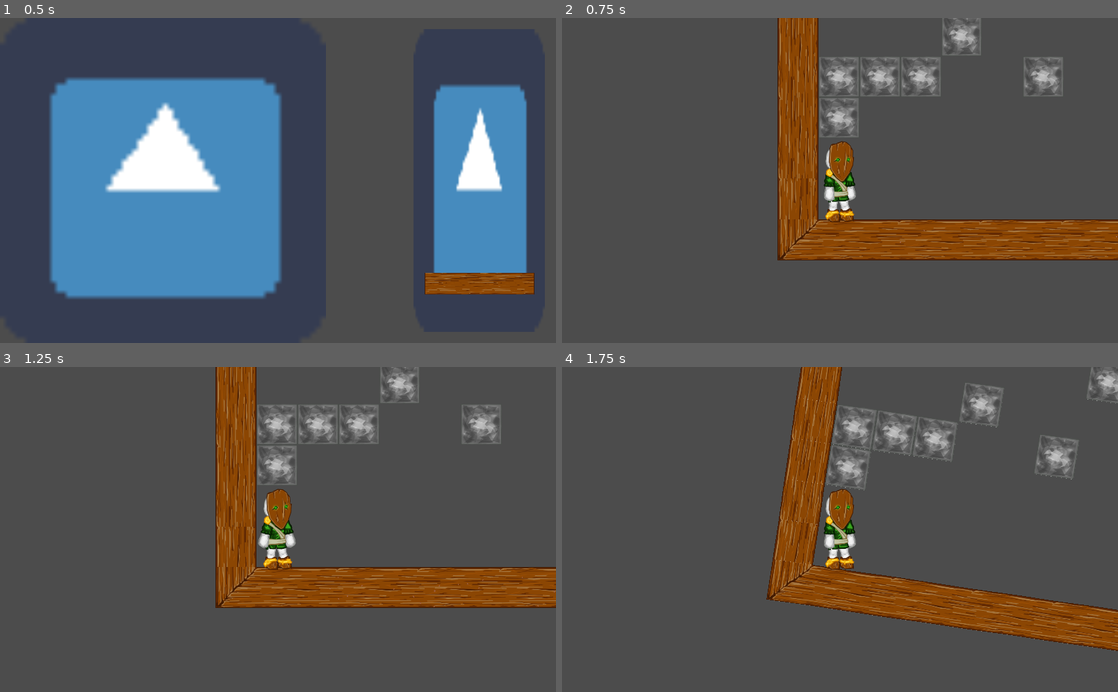
Above: before the commit, frames 1-4 (two rows, left to right).
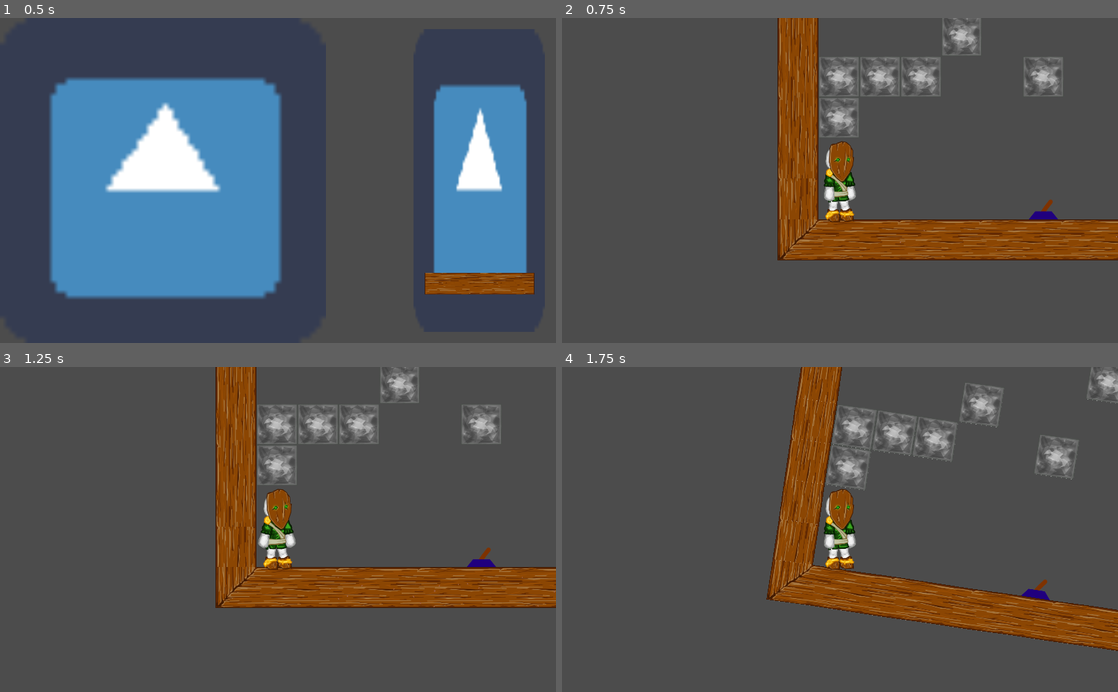
Above: after the commit, the same moments.

Repository: Boivin92/Turning-of-seasons
Game: Godot game, scene res://Menu/MainMenu/MainMenu.tscn
The game is run twice, just before and just after one commit, with the same random seed, the same clock (stepped at 60 frames per second) and the same inputs. The project has no main scene, so this scene is started directly. The engine's default icon, where the game draws it, is replaced by a stand-in: a white triangle on a blue panel in a dark square.
Inputs:
- Up to frame 1 (0.5 s): no input
- Up to frame 2 (0.75 s): click "START" at 0.5 s
- Up to frame 3 (1.25 s): no input
- Up to frame 4 (1.75 s): tap Enter (ui_accept) at 1.25 s; hold D (right) from 1.28 s (still down); hold Down (pound) from 1.28 s (still down); tap Space (jump) at 1.52 s

Frame 1 is identical in both runs. In frame 2, 0.1% of the frame differs, in the area x 84-90%, y 55-62%; in frame 3, 0.1%; in frame 4, 0.1%.

Commit message:
Plug les 4 objectifs dans le level

Diff:
--- a/Level/Level.gd
+++ b/Level/Level.gd
@@ -1,6 +1,8 @@
 extends Node2D
 
 signal objective_got
+
+const Common = preload("res://Data/Common.gd")
 
 export (int) var RotationOnAdvance : int = 90
 export (PackedScene) var NextLevel
@@ -47,3 +49,22 @@
 
 func _on_Timer_timeout() -> void:
 	_activate_particles(false)
+
+
+func _on_ObjectiveSpring_body_entered(body: PhysicsBody2D) -> void:
+	turn_season(Common.Season.Spring)
+
+
+func _on_ObjectiveSummer_body_entered(body: PhysicsBody2D) -> void:
+	turn_season(Common.Season.Summer)
+
+
+func _on_ObjectiveFall_body_entered(body: PhysicsBody2D) -> void:
+	turn_season(Common.Season.Fall)
+
+
+func _on_ObjectiveWinter_body_entered(body: PhysicsBody2D) -> void:
+	turn_season(Common.Season.Winter)
+
+func turn_season(season):
+	pass
--- a/Level/Level.tscn
+++ b/Level/Level.tscn
@@ -1,8 +1,9 @@
-[gd_scene load_steps=7 format=2]
+[gd_scene load_steps=8 format=2]
 
 [ext_resource path="res://Level/Level.gd" type="Script" id=1]
 [ext_resource path="res://Level/tileset.tres" type="TileSet" id=2]
 [ext_resource path="res://Player/Player.tscn" type="PackedScene" id=3]
+[ext_resource path="res://Objective/Objective.tscn" type="PackedScene" id=4]
 
 [sub_resource type="ParticlesMaterial" id=1]
 emission_shape = 2
@@ -53,6 +54,7 @@
 [node name="Tween" type="Tween" parent="."]
 
 [node name="particles" type="Node" parent="."]
+editor/display_folded = true
 
 [node name="ParticlesTop" type="Particles2D" parent="particles"]
 position = Vector2( -0.343262, -1086.93 )
@@ -84,6 +86,29 @@
 
 [node name="Timer" type="Timer" parent="."]
 one_shot = true
+
+[node name="ObjectiveSpring" parent="." instance=ExtResource( 4 )]
+position = Vector2( -320, 960 )
+
+[node name="ObjectiveSummer" parent="." instance=ExtResource( 4 )]
+position = Vector2( 960, 448 )
+rotation = -1.5708
+type = 1
+
+[node name="ObjectiveFall" parent="." instance=ExtResource( 4 )]
+position = Vector2( -64, -320 )
+rotation = 3.14159
+type = 2
+
+[node name="ObjectiveWinter" parent="." instance=ExtResource( 4 )]
+position = Vector2( -832, -320 )
+rotation = 1.5708
+type = 3
+
 [connection signal="stomped" from="Player" to="." method="_on_Player_stomped"]
 [connection signal="tween_completed" from="Tween" to="." method="_on_Tween_tween_completed"]
 [connection signal="timeout" from="Timer" to="." method="_on_Timer_timeout"]
+[connection signal="body_entered" from="ObjectiveSpring" to="." method="_on_ObjectiveSpring_body_entered"]
+[connection signal="body_entered" from="ObjectiveSummer" to="." method="_on_ObjectiveSummer_body_entered"]
+[connection signal="body_entered" from="ObjectiveFall" to="." method="_on_ObjectiveFall_body_entered"]
+[connection signal="body_entered" from="ObjectiveWinter" to="." method="_on_ObjectiveWinter_body_entered"]
